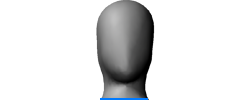
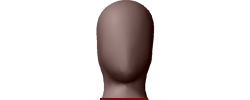
Comparing the layer stacks of the two 250×100 images. Changes:
painted on "Separator" over [100, 98, 148, 100]
